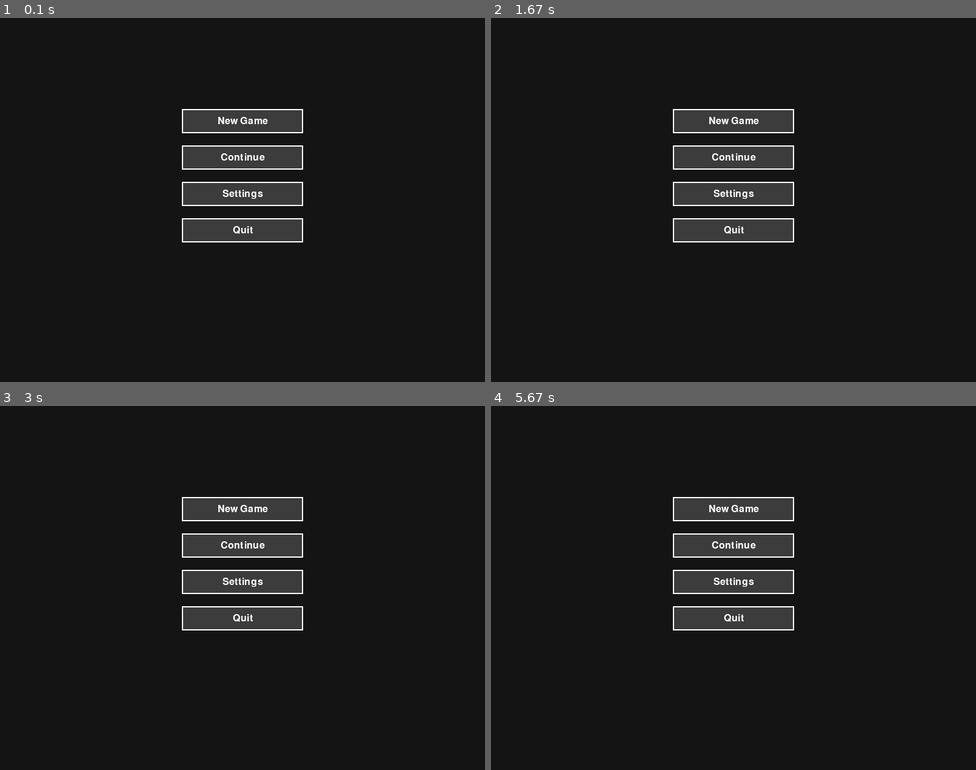
Above: before the commit, frames 1-4 (two rows, left to right).
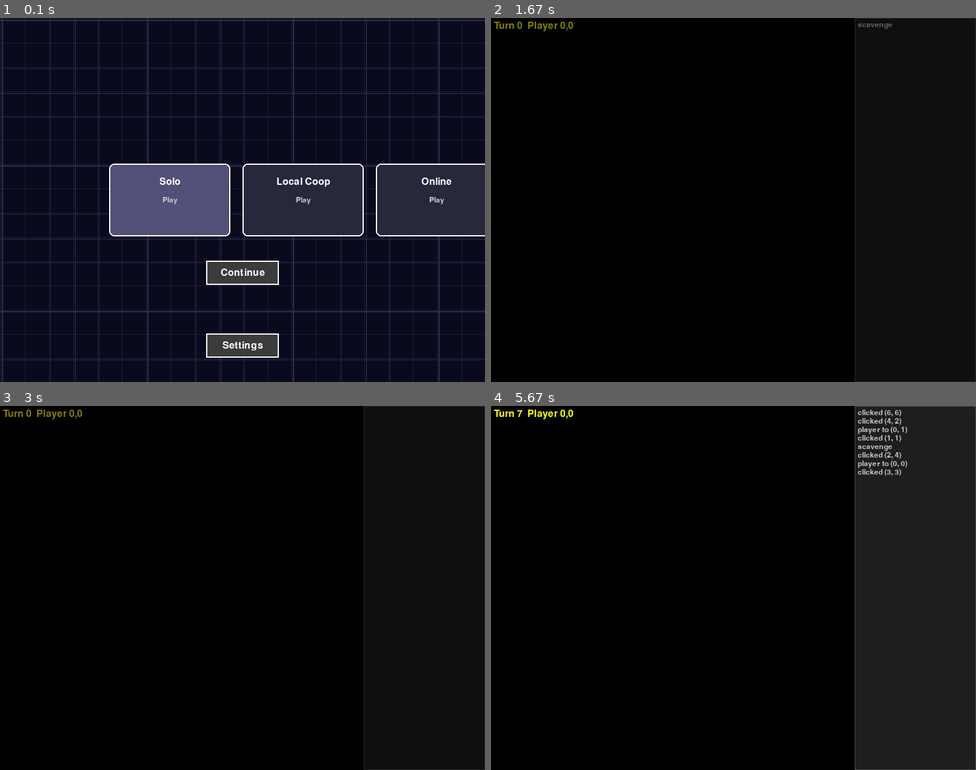
Above: after the commit, the same moments.

Repository: Yefym707/Game
Game: pygame game, started from scripts/run_gui.py
Two runs of this game, one before a commit and one after it. Both use one fixed random seed, a clock stepped at 60 frames per second and the inputs below.
Inputs (mouse positions are in pixels of both pictures, inside the frame that each line leads up to):
- Up to frame 1 (0.1 s): no input
- Up to frame 2 (1.67 s): tap Enter at 0.33 s; hold Right 0.67-1.13 s; move the mouse to (583, 145) at 0.7 s; tap G at 1.17 s; hold Esc from 1.5 s (still down); hold Up from 1.5 s (still down); move the mouse to (917, 338) at 1.53 s
- Up to frame 3 (3 s): release Esc at 1.97 s; release Up at 1.97 s; press the mouse at (242, 660) at 2.53 s; move the mouse to (276, 580) at 2.63 s; release the mouse at (310, 500) at 2.77 s
- Up to frame 4 (5.67 s): press the mouse at (733, 660) at 3.37 s; move the mouse to (646, 573) at 3.47 s; release the mouse at (563, 489) at 3.6 s; tap Space at 3.67, 4.07, 4.37, 4.63, 4.97, 5.27, 5.4 s; hold Left 4-4.53 s; click (665, 511) at 4.08 s; hold Down 4.57-4.87 s; click (568, 478) at 4.65 s; tap G at 4.72 s; hold Left 4.9-5.3 s; click (597, 580) at 4.98 s; hold Up from 5.33 s (still down); click (612, 551) at 5.42 s

The runs differ from the first frame. In frame 1, 26% of the frame differs, in the area x 0-100%, y 0-100%; in frame 2, 6.8%; in frame 3, 6.8%; in frame 4, 7.7%.

Commit message:
feat: add animated menu and transitions

Diff:
--- a/data/locales/en.json
+++ b/data/locales/en.json
@@ -10,5 +10,14 @@
   "press_key": "Press key...",
   "tut_step1": "Use arrow keys to move",
   "tut_step2": "Press Space to end turn",
-  "tut_step3": "Good luck!"
+  "tut_step3": "Good luck!",
+  "PLAY": "Play",
+  "CONTINUE": "Continue",
+  "SETTINGS": "Settings",
+  "SOLO": "Solo",
+  "LOCAL_COOP": "Local Coop",
+  "ONLINE": "Online",
+  "SOLO_DESC": "Single player",
+  "LOCAL_COOP_DESC": "Two players on one device",
+  "ONLINE_DESC": "Play over network"
 }
--- a/data/locales/ru.json
+++ b/data/locales/ru.json
@@ -10,5 +10,14 @@
   "press_key": "Нажмите клавишу...",
   "tut_step1": "Используйте стрелки для движения",
   "tut_step2": "Пробел — завершить ход",
-  "tut_step3": "Удачи!"
+  "tut_step3": "Удачи!",
+  "PLAY": "Играть",
+  "CONTINUE": "Продолжить",
+  "SETTINGS": "Настройки",
+  "SOLO": "Соло",
+  "LOCAL_COOP": "Локальный кооп",
+  "ONLINE": "Онлайн",
+  "SOLO_DESC": "Одиночный режим",
+  "LOCAL_COOP_DESC": "Два игрока за одним устройством",
+  "ONLINE_DESC": "Игра по сети"
 }
--- a/src/client/app.py
+++ b/src/client/app.py
@@ -7,6 +7,8 @@
 from gamecore.i18n import gettext as _
 from gamecore import config as gconfig
 from . import input as cinput
+from .gfx.anim import FadeTransition
+from .sfx import set_volume
 
 
 class Scene:
@@ -37,16 +39,14 @@
         w, h = self.cfg.get("window_size", [width, height])
         pygame.display.set_caption(_("window_title"))
         self.screen = pygame.display.set_mode((w, h), flags)
-        try:
-            pygame.mixer.music.set_volume(self.cfg.get("volume", 1.0))
-        except Exception:  # pragma: no cover - mixer may not be init
-            pass
+        set_volume(self.cfg.get("volume", 1.0))
         # unified input layer
         self.input = cinput.InputManager(self.cfg)
         self.clock = pygame.time.Clock()
         from .scene_menu import MenuScene
 
         self.scene: Scene = MenuScene(self)
+        self.transition: FadeTransition | None = None
 
     def run(self) -> None:
         running = True
@@ -56,12 +56,21 @@
                 if event.type == pygame.QUIT:
                     running = False
                     break
-                self.scene.handle_event(event)
-            self.scene.update(dt)
+                if not self.transition:
+                    self.scene.handle_event(event)
+            if self.transition:
+                self.transition.update(dt)
+            else:
+                self.scene.update(dt)
+                if self.scene.next_scene:
+                    self.transition = FadeTransition(self, self.scene.next_scene)
+                    self.scene.next_scene = None
             self.scene.draw(self.screen)
+            if self.transition:
+                self.transition.draw(self.screen)
+                if self.transition.finished:
+                    self.transition = None
             pygame.display.flip()
-            if self.scene.next_scene:
-                self.scene = self.scene.next_scene
         pygame.quit()
 
 
--- a/src/client/gfx/anim.py
+++ b/src/client/gfx/anim.py
@@ -8,6 +8,10 @@
 """
 
 from dataclasses import dataclass
+import pygame
+
+# ---------------------------------------------------------------------------
+# tween helpers
 
 
 @dataclass
@@ -33,3 +37,72 @@
         t = min(self.time / self.duration, 1.0) if self.duration > 0 else 1.0
         self.value = self.start + (self.end - self.start) * t
         return self.time >= self.duration
+
+
+def ease_in_out(t: float) -> float:
+    """Smoothstep easing used throughout the UI."""
+
+    return t * t * (3.0 - 2.0 * t)
+
+
+class FadeTransition:
+    """Fade-out old scene and fade-in the new one."""
+
+    def __init__(self, app, new_scene, duration: float = 0.3) -> None:
+        self.app = app
+        self.new_scene = new_scene
+        self.duration = duration
+        self.time = 0.0
+        self.phase = "out"
+        self.finished = False
+        self.overlay = pygame.Surface(app.screen.get_size())
+        self.overlay.fill((0, 0, 0))
+
+    def update(self, dt: float) -> None:
+        self.time += dt
+        if self.time >= self.duration:
+            if self.phase == "out":
+                # switch scenes and start fading back in
+                self.app.scene = self.new_scene
+                self.phase = "in"
+                self.time = 0.0
+            else:
+                self.finished = True
+
+    def draw(self, surface: pygame.Surface) -> None:
+        t = min(self.time / self.duration, 1.0)
+        t = ease_in_out(t)
+        alpha = int(t * 255) if self.phase == "out" else int((1.0 - t) * 255)
+        self.overlay.set_alpha(alpha)
+        surface.blit(self.overlay, (0, 0))
+
+
+class SlideTransition:
+    """Slide the new scene over the old one."""
+
+    def __init__(self, app, new_scene, duration: float = 0.3) -> None:
+        self.app = app
+        self.new_scene = new_scene
+        self.duration = duration
+        self.time = 0.0
+        self.finished = False
+
+        w, h = app.screen.get_size()
+        self.old_surf = pygame.Surface((w, h))
+        self.new_surf = pygame.Surface((w, h))
+        app.scene.draw(self.old_surf)
+        new_scene.draw(self.new_surf)
+
+    def update(self, dt: float) -> None:
+        self.time += dt
+        if self.time >= self.duration:
+            self.finished = True
+            self.app.scene = self.new_scene
+
+    def draw(self, surface: pygame.Surface) -> None:
+        w, _ = surface.get_size()
+        t = min(self.time / self.duration, 1.0)
+        t = ease_in_out(t)
+        offset = int((1.0 - t) * w)
+        surface.blit(self.new_surf, (0, 0))
+        surface.blit(self.old_surf, (-offset, 0))
--- a/src/client/gfx/tileset.py
+++ b/src/client/gfx/tileset.py
@@ -75,3 +75,23 @@
         else:
             img = tile
         surface.blit(img, pos)
+
+
+_icon_cache: Dict[tuple[str, int, tuple[int, int, int]], pygame.Surface] = {}
+
+
+def render_icon(char: str, size: int, color: tuple[int, int, int] = (255, 255, 255)) -> pygame.Surface:
+    """Return a ``Surface`` containing ``char`` rendered via ``pygame.font``.
+
+    The result is cached based on the character, size and color so repeated
+    calls are inexpensive.  This helper avoids shipping any binary assets for
+    simple UI icons.
+    """
+
+    key = (char, size, color)
+    surf = _icon_cache.get(key)
+    if surf is None:
+        font = pygame.font.SysFont(None, size)
+        surf = font.render(char, True, color)
+        _icon_cache[key] = surf
+    return surf
--- a/src/client/scene_game.py
+++ b/src/client/scene_game.py
@@ -62,6 +62,11 @@
     # event handling ---------------------------------------------------
     def handle_event(self, event: pygame.event.Event) -> None:
         if event.type == pygame.KEYDOWN:
+            if event.key == pygame.K_ESCAPE:
+                from .scene_menu import MenuScene
+
+                self.next_scene = MenuScene(self.app)
+                return
             action = self.input.action_from_key(event.key)
             if action == "pause":
                 from .scene_menu import MenuScene
--- a/src/client/scene_menu.py
+++ b/src/client/scene_menu.py
@@ -1,67 +1,102 @@
-"""Main menu scene."""
+"""Animated main menu scene."""
 from __future__ import annotations
 
 import pygame
 
 from gamecore.i18n import gettext as _
 from .app import Scene
-from .ui.widgets import Button
+from .ui.widgets import Button, Card
+from .sfx import set_volume
 
 
 class MenuScene(Scene):
-    """Simple menu with several actions."""
+    """Modernised main menu with animated background and mode cards."""
 
-    def __init__(self, app):
+    def __init__(self, app) -> None:
         super().__init__(app)
-        width, height = app.screen.get_size()
-        cx = width // 2 - 100
-        y = 150
-        self.buttons = []
+        set_volume(app.cfg.get("volume", 1.0))
+        w, h = app.screen.get_size()
+        scale = app.cfg.get("ui_scale", 1.0)
+        card_w, card_h = int(200 * scale), int(120 * scale)
+        spacing = int(20 * scale)
+        cx = w // 2 - card_w - spacing
+        cy = h // 2 - card_h // 2
+        self.cards: list[Card] = []
 
-        def add(text: str, cb) -> None:
-            nonlocal y
-            rect = pygame.Rect(cx, y, 200, 40)
-            self.buttons.append(Button(text, rect, cb))
-            y += 60
+        def add(key: str, desc_key: str, cb) -> None:
+            rect = pygame.Rect(0, 0, card_w, card_h)
+            rect.topleft = (
+                cx + len(self.cards) * (card_w + spacing),
+                cy,
+            )
+            self.cards.append(Card(_(key), _(desc_key), rect, cb))
 
-        add(_("menu_new_game"), self.start_new)
-        add(_("menu_continue"), self.continue_game)
-        add(_("menu_settings"), self.settings)
-        add(_("menu_quit"), self.quit)
+        add("SOLO", "PLAY", lambda: self._start_mode("solo"))
+        add("LOCAL_COOP", "PLAY", lambda: self._start_mode("local"))
+        add("ONLINE", "PLAY", lambda: self._start_mode("online"))
 
-    # button callbacks -------------------------------------------------
-    def start_new(self) -> None:
-        if self.app.cfg.get("first_run", True):
-            from .scene_tutorial import TutorialScene
+        self.continue_btn = Button(
+            _("CONTINUE"),
+            pygame.Rect(w // 2 - 60, cy + card_h + 40, 120, 40),
+            self._continue,
+        )
+        self.settings_btn = Button(
+            _("SETTINGS"), pygame.Rect(w // 2 - 60, h - 80, 120, 40), self._settings
+        )
+        self.focusables = self.cards + [self.continue_btn, self.settings_btn]
+        self.focus_idx = 0
+        self.focusables[0].focus = True
+        self.bg_time = 0.0
 
-            self.next_scene = TutorialScene(self.app)
-        else:
-            from .scene_game import GameScene
+    # callbacks ---------------------------------------------------------
+    def _start_mode(self, mode: str) -> None:
+        from .scene_game import GameScene
 
-            self.next_scene = GameScene(self.app, new_game=True)
+        self.next_scene = GameScene(self.app, new_game=True)
 
-    def continue_game(self) -> None:
+    def _continue(self) -> None:
         from .scene_game import GameScene
 
         self.next_scene = GameScene(self.app, new_game=False)
 
-    def settings(self) -> None:
+    def _settings(self) -> None:
         from .scene_settings import SettingsScene
 
         self.next_scene = SettingsScene(self.app)
 
-    def quit(self) -> None:
-        pygame.event.post(pygame.event.Event(pygame.QUIT))
+    # event handling ----------------------------------------------------
+    def _move_focus(self, step: int) -> None:
+        self.focusables[self.focus_idx].focus = False
+        self.focus_idx = (self.focus_idx + step) % len(self.focusables)
+        self.focusables[self.focus_idx].focus = True
 
-    # scene API --------------------------------------------------------
     def handle_event(self, event: pygame.event.Event) -> None:
-        for btn in self.buttons:
-            btn.handle_event(event)
+        if event.type == pygame.KEYDOWN:
+            if event.key in (pygame.K_RIGHT, pygame.K_DOWN):
+                self._move_focus(1)
+            elif event.key in (pygame.K_LEFT, pygame.K_UP):
+                self._move_focus(-1)
+        for w in self.focusables:
+            w.handle_event(event)
 
-    def update(self, dt: float) -> None:  # pragma: no cover - nothing to update
-        pass
+    # update / draw ----------------------------------------------------
+    def update(self, dt: float) -> None:
+        self.bg_time += dt
+
+    def _draw_bg(self, surface: pygame.Surface) -> None:
+        surface.fill((10, 10, 30))
+        w, h = surface.get_size()
+        for i, color in enumerate([(30, 30, 50), (40, 40, 70), (50, 50, 90)]):
+            size = 40 * (i + 1)
+            off = (self.bg_time * 20 * (i + 1)) % size
+            for x in range(-size, w, size):
+                pygame.draw.line(surface, color, (x + off, 0), (x + off, h))
+            for y in range(-size, h, size):
+                pygame.draw.line(surface, color, (0, y + off), (w, y + off))
 
     def draw(self, surface: pygame.Surface) -> None:
-        surface.fill((20, 20, 20))
-        for btn in self.buttons:
-            btn.draw(surface)
+        self._draw_bg(surface)
+        for card in self.cards:
+            card.draw(surface)
+        self.continue_btn.draw(surface)
+        self.settings_btn.draw(surface)
--- a/src/client/scene_settings.py
+++ b/src/client/scene_settings.py
@@ -80,6 +80,11 @@
 
     # scene API ---------------------------------------------------------
     def handle_event(self, event: pygame.event.Event) -> None:
+        if event.type == pygame.KEYDOWN and event.key == pygame.K_ESCAPE:
+            from .scene_menu import MenuScene
+
+            self.next_scene = MenuScene(self.app)
+            return
         for w in self.widgets:
             w.handle_event(event)
 
--- a/src/client/sfx.py
+++ b/src/client/sfx.py
@@ -76,3 +76,15 @@
         pygame.mixer.music.set_volume(_VOLUME)
     except Exception:
         pass
+
+
+def ui_click() -> None:
+    """Play a short UI click tone respecting global volume."""
+
+    snd = tone(880, 50)
+    if snd:
+        try:  # pragma: no cover - audio playback optional
+            snd.set_volume(_VOLUME)
+            snd.play()
+        except Exception:
+            pass
--- a/src/client/ui/widgets.py
+++ b/src/client/ui/widgets.py
@@ -3,6 +3,7 @@
 
 import pygame
 
+from ..sfx import ui_click
 from gamecore.i18n import gettext as _
 
 
@@ -15,16 +16,22 @@
         self.callback = callback
         self.font = pygame.font.SysFont(None, 24)
         self.hover = False
+        self.focus = False
 
     def handle_event(self, event: pygame.event.Event) -> None:
         if event.type == pygame.MOUSEMOTION:
             self.hover = self.rect.collidepoint(event.pos)
         elif event.type == pygame.MOUSEBUTTONDOWN and event.button == 1:
             if self.rect.collidepoint(event.pos):
+                ui_click()
+                self.callback()
+        elif event.type == pygame.KEYDOWN and self.focus:
+            if event.key in (pygame.K_RETURN, pygame.K_SPACE):
+                ui_click()
                 self.callback()
 
     def draw(self, surface: pygame.Surface) -> None:
-        color = (100, 100, 100) if self.hover else (60, 60, 60)
+        color = (100, 100, 100) if (self.hover or self.focus) else (60, 60, 60)
         pygame.draw.rect(surface, color, self.rect)
         pygame.draw.rect(surface, (255, 255, 255), self.rect, 2)
         img = self.font.render(self.text, True, (255, 255, 255))
@@ -47,6 +54,24 @@
 
     def _update(self) -> None:
         self.text = f"{self.text.split(':')[0]}: {'on' if self.value else 'off'}"
+
+
+class Card(Button):
+    """Large button styled as a card with a short description."""
+
+    def __init__(self, title: str, desc: str, rect: pygame.Rect, callback) -> None:
+        super().__init__(title, rect, callback)
+        self.desc = desc
+        self.font_small = pygame.font.SysFont(None, 18)
+
+    def draw(self, surface: pygame.Surface) -> None:
+        color = (80, 80, 120) if (self.hover or self.focus) else (40, 40, 60)
+        pygame.draw.rect(surface, color, self.rect, border_radius=8)
+        pygame.draw.rect(surface, (255, 255, 255), self.rect, 2, border_radius=8)
+        title_img = self.font.render(self.text, True, (255, 255, 255))
+        surface.blit(title_img, title_img.get_rect(center=(self.rect.centerx, self.rect.top + 30)))
+        desc_img = self.font_small.render(self.desc, True, (200, 200, 200))
+        surface.blit(desc_img, desc_img.get_rect(center=(self.rect.centerx, self.rect.top + 60)))
 
 
 class Slider:
--- a/src/gamecore/i18n.py
+++ b/src/gamecore/i18n.py
@@ -47,3 +47,13 @@
     """
 
     return _translations.get(key, key)
+
+
+# common translation keys used by the client -------------------------------
+PLAY = "PLAY"
+CONTINUE = "CONTINUE"
+SETTINGS = "SETTINGS"
+SOLO = "SOLO"
+LOCAL_COOP = "LOCAL_COOP"
+ONLINE = "ONLINE"
+BACK = "BACK"
Not shown, changed: README.md
